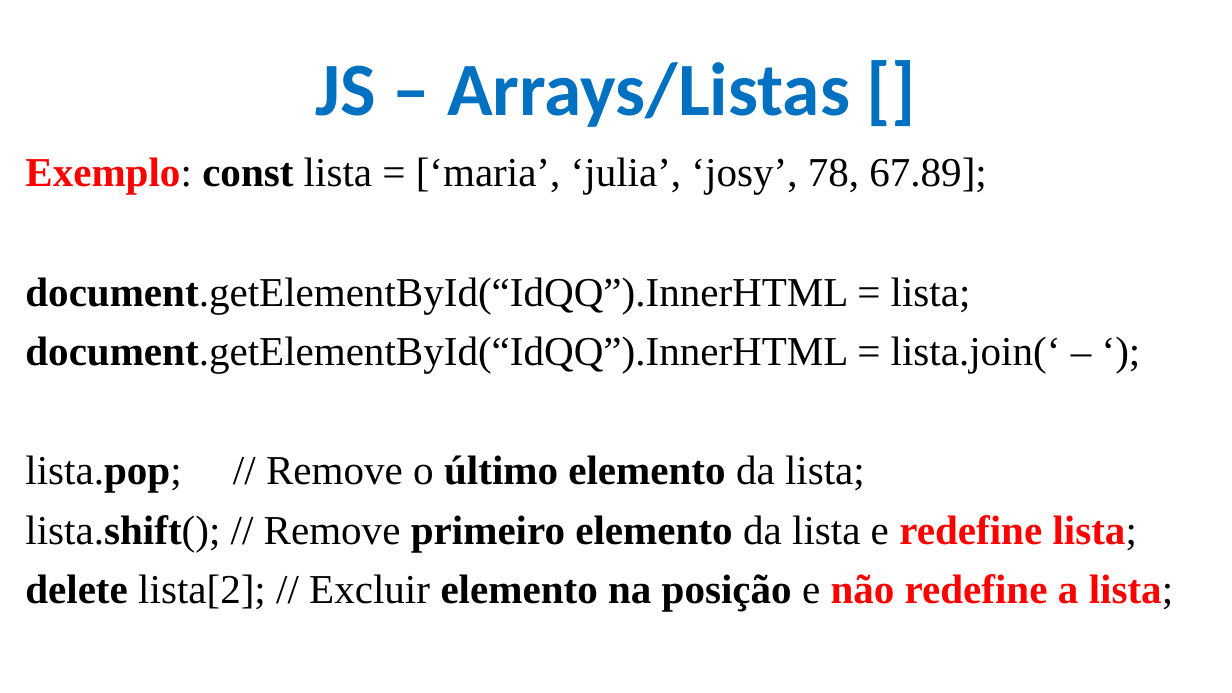
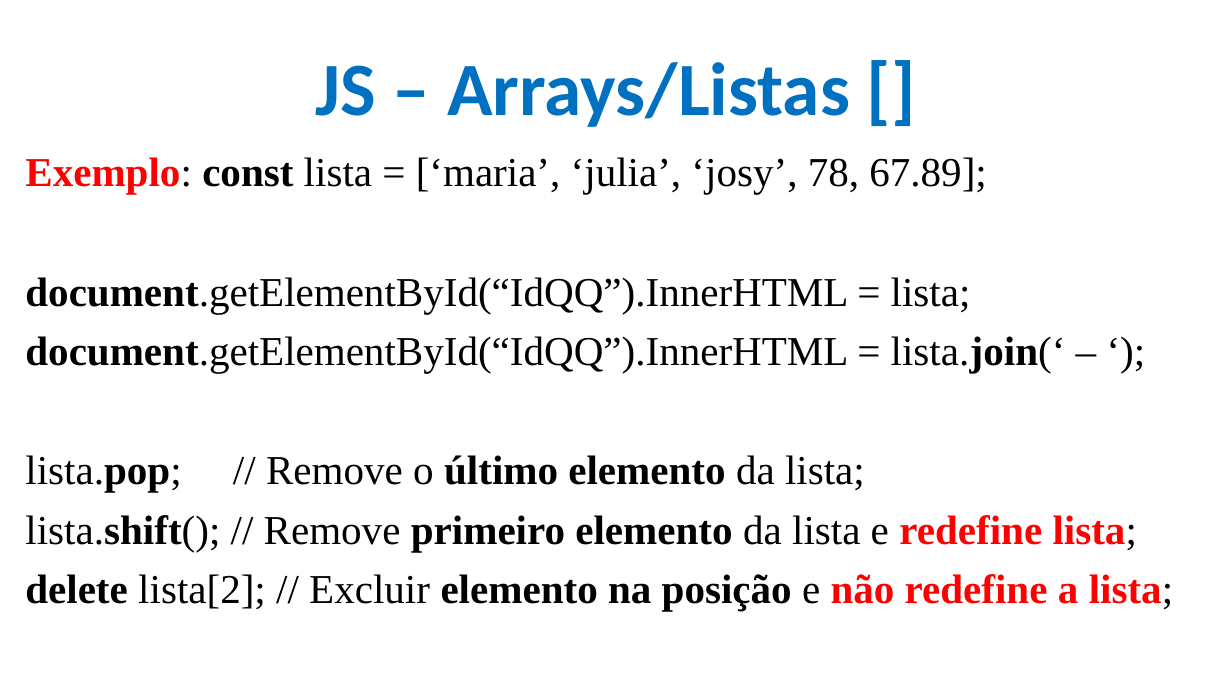
Before and after one commit to CloudEducationBrazil/WydenDesenvolvimentoWebPHP, a slide deck: slide 8 of 01 Classes/Aula 09 Desenvolvimento Web PHP - JS.pptx. Drawn at 1232x693 pixels with LibreOffice and Linux fonts; fonts in the diff are those of the drawing; background and template pictures are left out. Boxes give left, top, right and bottom in pixels: in the first picture for what was removed or moved away, otherwise in the second. Text is boxed around its words. In the diff, an @@ line names an element or a change of style, - is before the commit and + after.

```diff
--- a/01 Classes/Aula 09 Desenvolvimento Web PHP - JS.pptx
+++ b/01 Classes/Aula 09 Desenvolvimento Web PHP - JS.pptx
@@ text at (25,336,1066,373): bold on in "lista.join(‘" @@
```
Also in this commit, not shown: 1 other slide changed.
